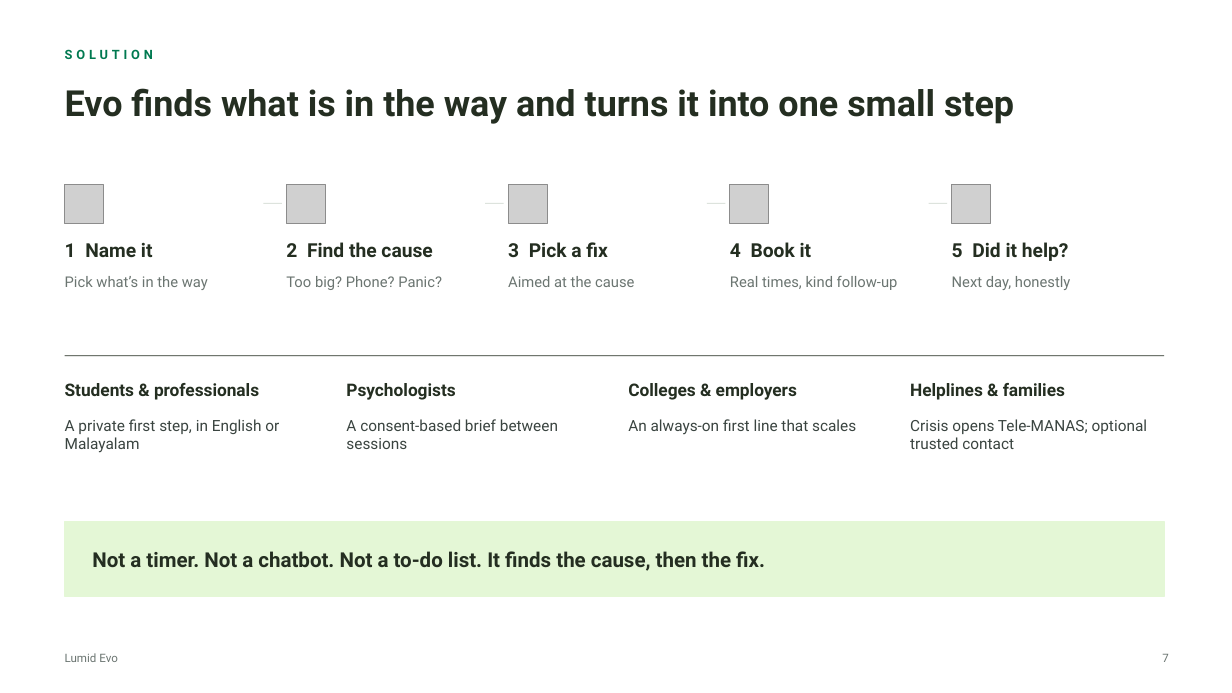
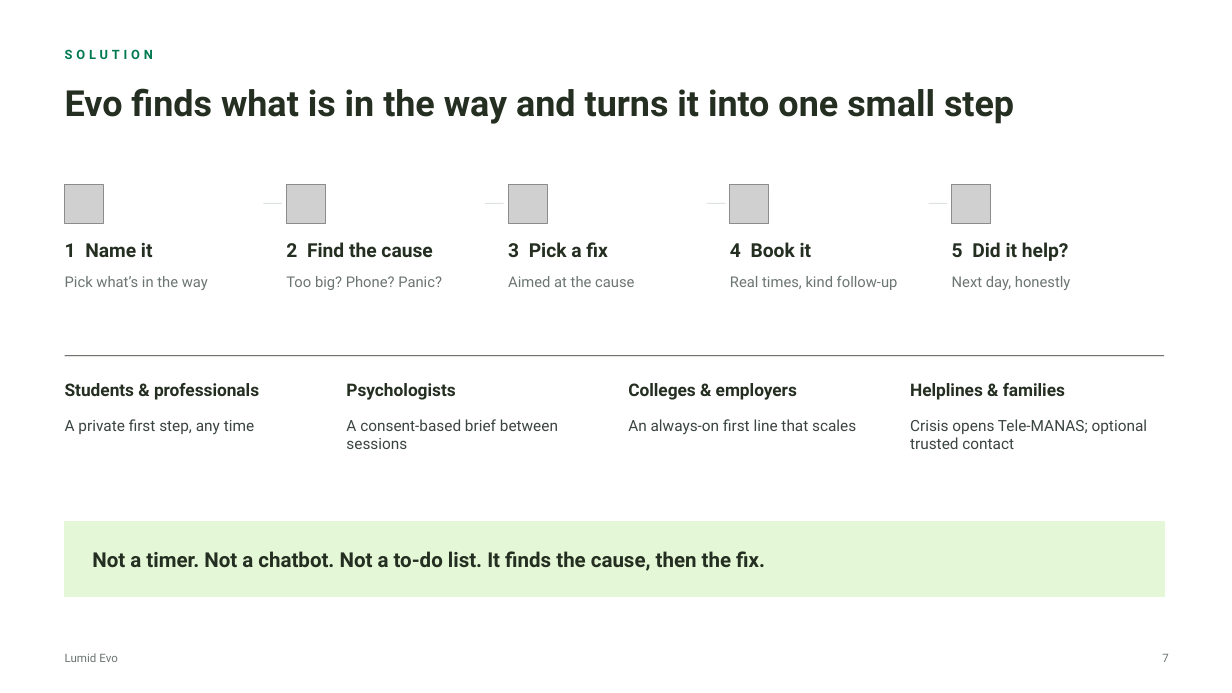
Before and after one commit to riyan-hx/Lumid-Evo-Ai, a slide deck: slide 7 of Lumid-Evo-Pitch-v4.pptx. Drawn at 1232x693 pixels with LibreOffice and Linux fonts; fonts in the diff are those of the drawing; grey boxes stand for pictures. Boxes give left, top, right and bottom in pixels: in the first picture for what was removed or moved away, otherwise in the second. Text is boxed around its words. In the diff, an @@ line names an element or a change of style, - is before the commit and + after.

```diff
--- a/Lumid-Evo-Pitch-v4.pptx
+++ b/Lumid-Evo-Pitch-v4.pptx
@@ text at box(65, 419, 254, 434): text changed @@
-A private first step, in English or Malayalam
+A private first step, any time
```
Also in this commit, not shown: 2 other files.
